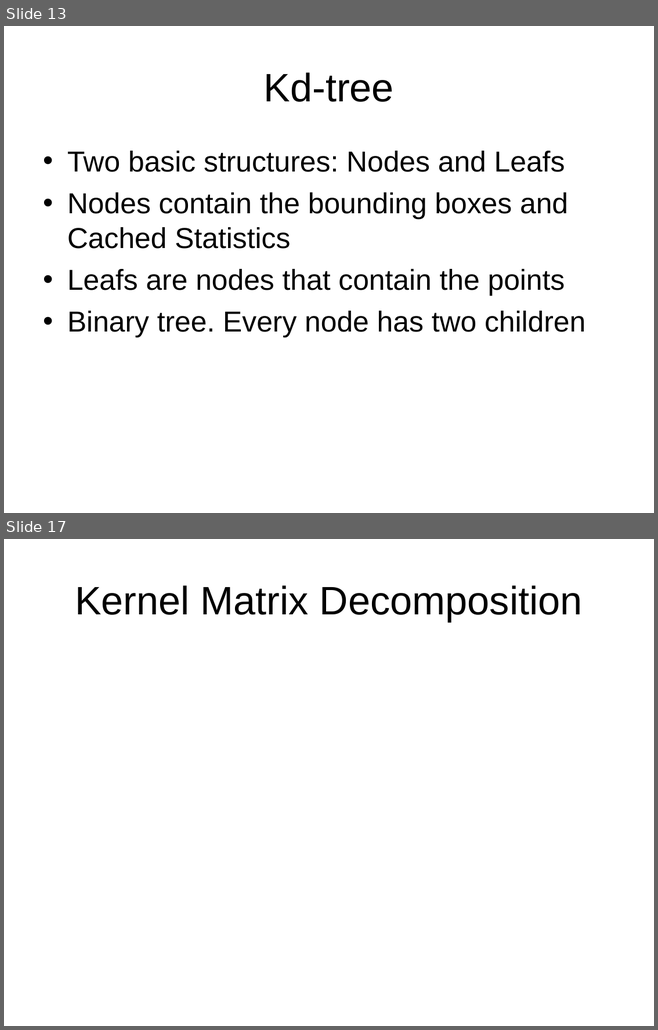
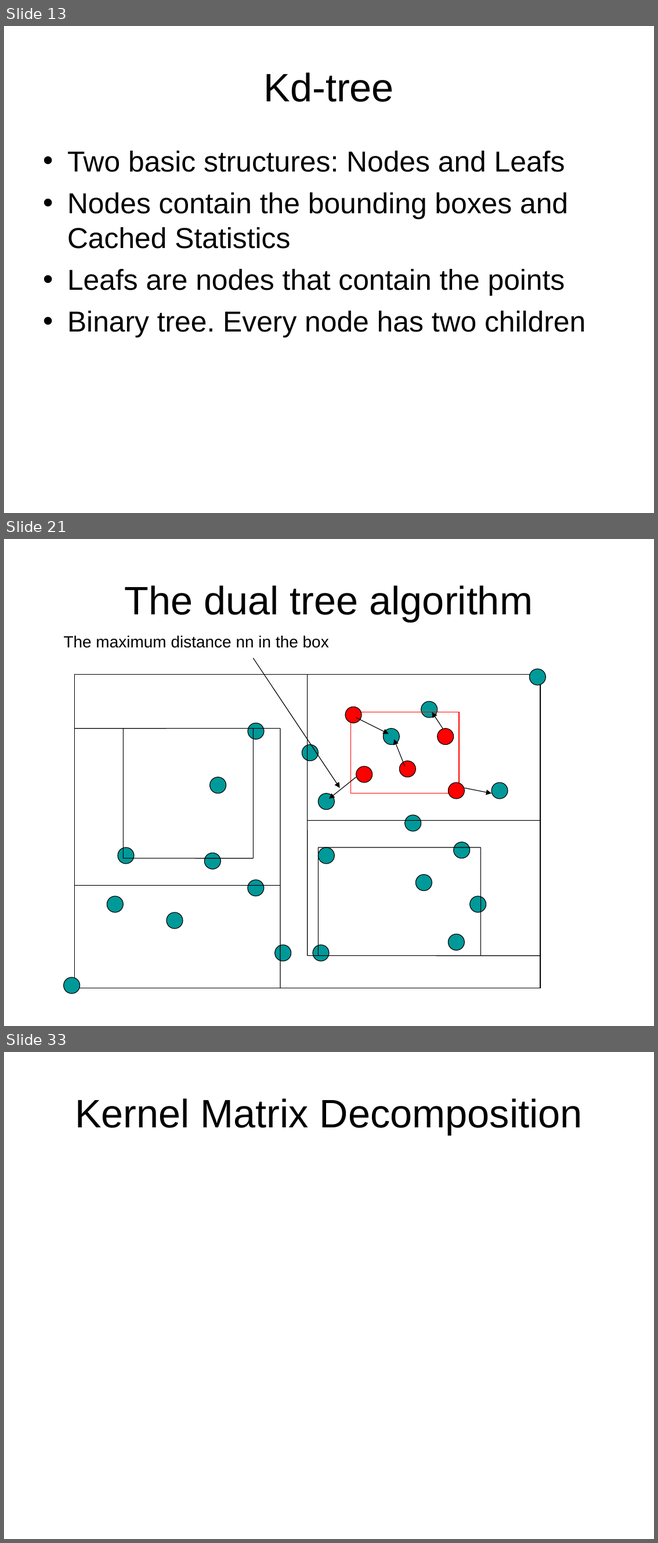
Before and after one commit to subailong/mlpack, a slide deck: fastlib/u/nvasil/docs/proposal/proposal.ppt. Shown one above the other, each under a label of ours: slides 13 and 17 before the commit, slides 13, 21 and 33 after it; the slides between them are not shown. The pictures are 658x1030 and 658x1543 pixels, drawn with LibreOffice and Linux fonts; fonts in the diff are those of the drawing. Boxes give left, top, right and bottom in pixels: in the first picture for what was removed or moved away, otherwise in the second. Text is boxed around its words. In the diff, an @@ line names an element or a change of style, - is before the commit and + after.

```diff
--- a/fastlib/u/nvasil/docs/proposal/proposal.ppt
+++ b/fastlib/u/nvasil/docs/proposal/proposal.ppt
@@ slide 21 added at (4, 539, 654, 1026), background #FFFFFF @@
@@ title added at (125, 585, 532, 622), 44 pt, text #000000 @@
+The dual tree algorithm
@@ text added at (64, 635, 329, 648), 18 pt, text #000000 @@
+The maximum distance nn in the box
@@ arrow added from (253, 658) to (340, 788), #000000 0.74 pt @@
@@ group added at (64, 669, 545, 994): 21 ellipses, 13 lines, 1 rectangle @@
@@ group added at (329, 707, 491, 799): 6 ellipses, 5 arrows, 1 rectangle @@
@@ what was slide 17 is now slide 33 @@
```
Also in this commit, not shown: 18 other slides added, 3 slides removed.
